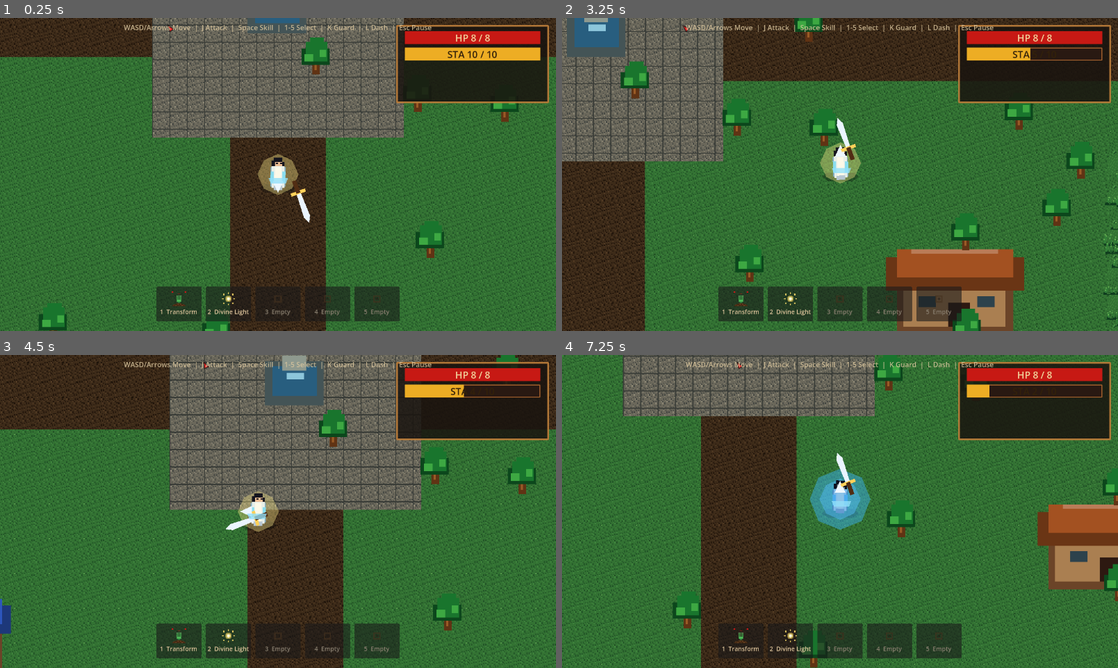
Above: before the commit, frames 1-4 (two rows, left to right).
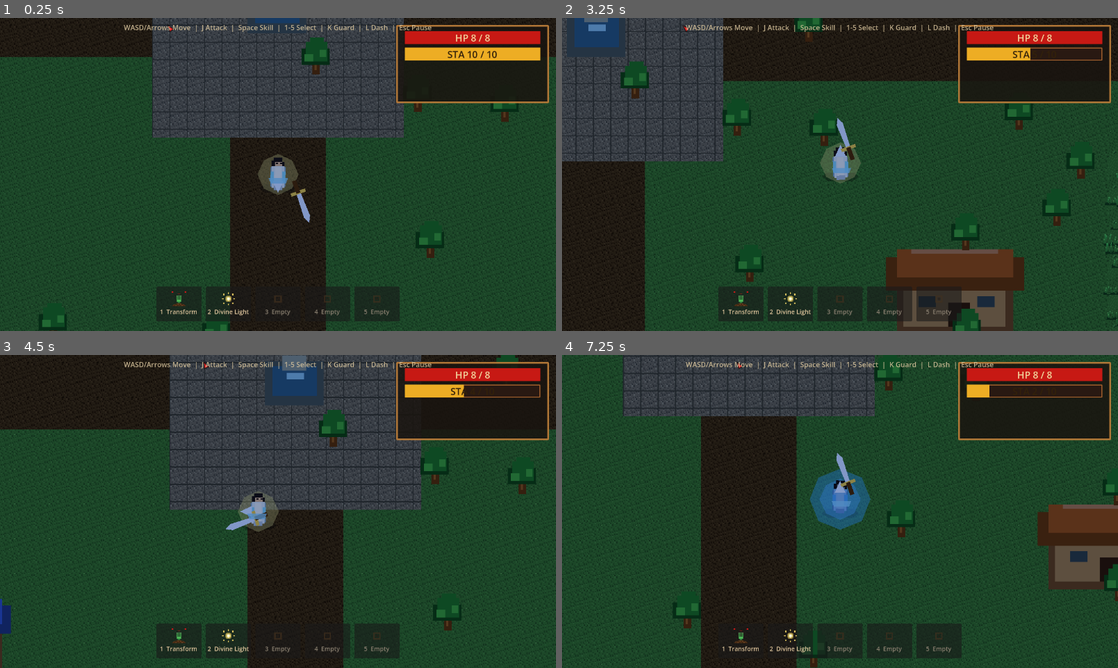
Above: after the commit, the same moments.

Repository: AmethystineAlpaca/moonlit-jianghu
Game: Godot game, scene res://scenes/main/Main.tscn
Same seed, same stepped clock (60 frames per second), same inputs: the game is played once before the commit and once after it.
Inputs:
- Up to frame 1 (0.25 s): no input
- Up to frame 2 (3.25 s): tap Enter at 0.5 s; hold D (move_right) 0.53-1.28 s; tap J (attack) at 0.6, 2.85 s; hold S (move_down) 1.28-2.03 s; tap L (dash) at 1.35 s; hold D (move_right) 2.03-2.78 s; hold K (defend) 2.03-2.78 s; hold W (move_up) from 2.78 s (still down)
- Up to frame 3 (4.5 s): release W (move_up) at 3.53 s; hold A (move_left) from 3.53 s (still down); tap L (dash) at 3.6 s; tap K (defend) at 4.35 s
- Up to frame 4 (7.25 s): release A (move_left) at 5.03 s; hold S (move_down) 5.03-5.78 s; tap J (attack) at 5.1 s; hold D (move_right) 5.78-6.53 s; tap L (dash) at 5.85 s; hold W (move_up) from 6.53 s (still down); hold K (defend) from 6.53 s (still down)

The runs differ from the first frame. In frame 1, 86% of the frame differs, in the area x 0-100%, y 0-100%; in frame 2, 85%; in frame 3, 85%; in frame 4, 86%.

Commit message:
feat: grass glow emission shader + night atmosphere setup
Co-Authored-By: Claude Sonnet 4.6 <noreply@anthropic.com>

Diff:
--- /dev/null
+++ b/resources/shaders/grass_glow.gdshader
@@ -0,0 +1,24 @@
+shader_type canvas_item;
+
+uniform float wind_strength : hint_range(0.0, 8.0) = 2.5;
+uniform float wind_speed : hint_range(0.0, 6.0) = 1.4;
+uniform float wind_frequency : hint_range(0.0, 4.0) = 1.2;
+uniform vec2 wind_dir = vec2(1.0, 0.0);
+uniform float emission_strength : hint_range(0.0, 1.5) = 0.55;
+uniform vec3 emission_color = vec3(0.15, 0.78, 0.35);
+
+void vertex() {
+	float bend = pow(1.0 - UV.y, 2.0);
+	vec2 world_pos = (MODEL_MATRIX * vec4(VERTEX, 0.0, 1.0)).xy;
+	float phase = world_pos.x * 0.05 + world_pos.y * 0.03;
+	float wave = sin(TIME * wind_speed + phase + UV.x * wind_frequency * 6.2831853);
+	VERTEX += wind_dir * wave * wind_strength * bend;
+}
+
+void fragment() {
+	COLOR = texture(TEXTURE, UV);
+	float tip_factor = pow(max(0.0, 1.0 - UV.y), 1.8);
+	vec3 glow = mix(COLOR.rgb, emission_color, tip_factor * emission_strength * 0.65);
+	glow += emission_color * tip_factor * emission_strength * 0.45;
+	COLOR.rgb = glow;
+}
--- a/scripts/world/Grassland.gd
+++ b/scripts/world/Grassland.gd
@@ -1,7 +1,7 @@
 @tool
 extends Node2D
 
-const GRASS_SHADER := preload("res://resources/shaders/grass_wind.gdshader")
+const GRASS_SHADER := preload("res://resources/shaders/grass_glow.gdshader")
 const PIXEL_SURFACE := preload("res://scripts/world/PixelSurface.gd")
 
 @export var cell_size: float = 15.0
@@ -92,6 +92,8 @@
 func _build_material() -> void:
 	_shared_material = ShaderMaterial.new()
 	_shared_material.shader = GRASS_SHADER
+	_shared_material.set_shader_parameter("emission_strength", 0.55)
+	_shared_material.set_shader_parameter("emission_color", Vector3(0.15, 0.78, 0.35))
 
 func _build_variant_textures() -> Array:
 	var arr: Array = []
--- a/scripts/world/World.gd
+++ b/scripts/world/World.gd
@@ -53,6 +53,7 @@
 	spawn_timer = initial_spawn_interval
 	chest_spawn_timer = chest_spawn_interval
 	_try_spawn_enemy()
+	_setup_night_atmosphere()
 
 func _process(delta: float) -> void:
 	elapsed_time += delta
@@ -426,6 +427,29 @@
 	add_child(smash_mark)
 	smash_mark.global_position = impact_position
 
+func _setup_night_atmosphere() -> void:
+	# Night canvas modulate (blue-dark tint)
+	var canvas_mod := CanvasModulate.new()
+	canvas_mod.name = "NightModulate"
+	canvas_mod.color = Color(0.55, 0.62, 0.78)
+	add_child(canvas_mod)
+
+	# WorldEnvironment with glow
+	var env := Environment.new()
+	env.background_mode = Environment.BG_COLOR
+	env.background_color = Color(0.02, 0.03, 0.06)
+	env.glow_enabled = true
+	env.glow_intensity = 0.4
+	env.glow_bloom = 0.1
+	env.set_glow_level(0, true)
+	env.set_glow_level(1, true)
+	env.set_glow_level(2, true)
+
+	var world_env := WorldEnvironment.new()
+	world_env.name = "NightEnvironment"
+	world_env.environment = env
+	add_child(world_env)
+
 func _add_slam_charge() -> void:
 	slam_charge += 1
 	if slam_charge >= slam_charge_required:
